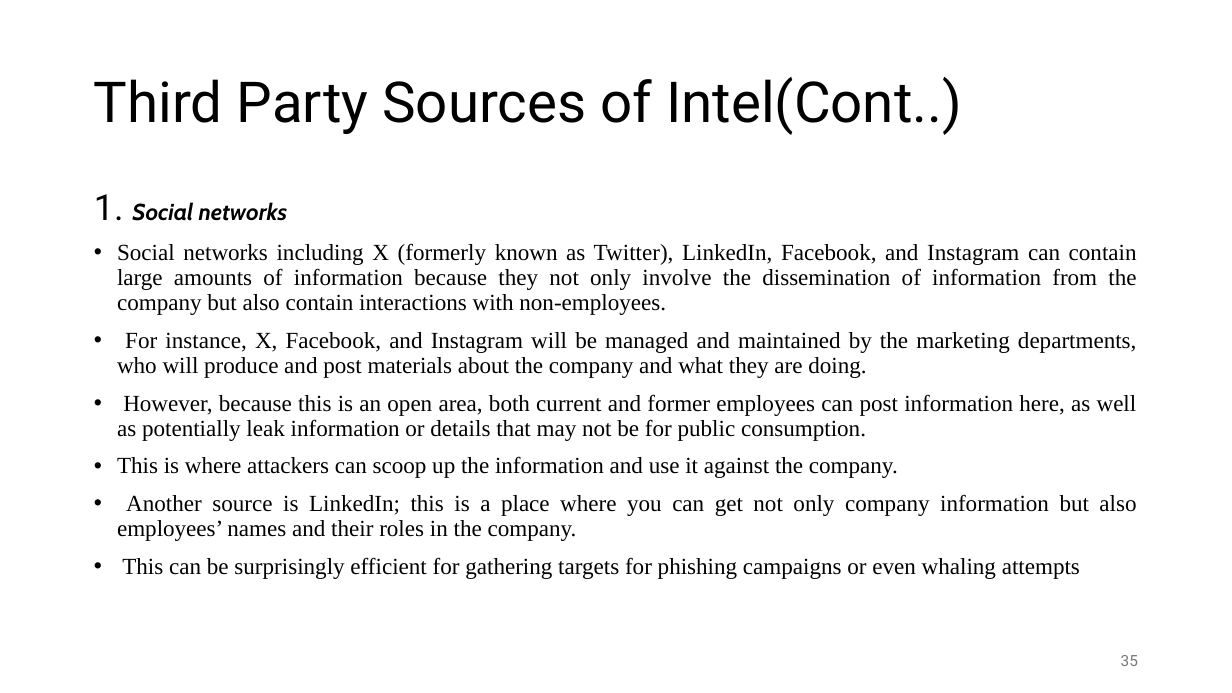
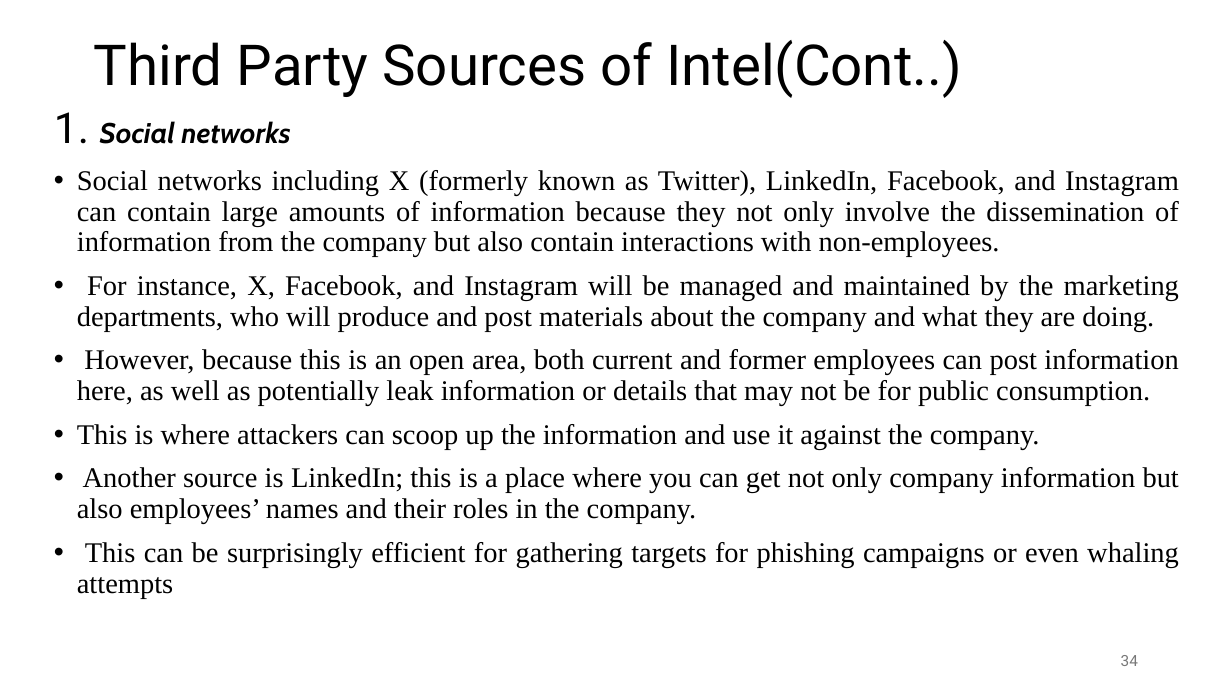
Before and after one commit to shakiliitju/M.Sc-in-ICT, a slide deck: slide 34 of Semester 2/Applied Cyber Security/Lecture/L3.pptx (slide 35 before the commit). Drawn at 1232x693 pixels with LibreOffice and Linux fonts; fonts in the diff are those of the drawing. Boxes give left, top, right and bottom in pixels: in the first picture for what was removed or moved away, otherwise in the second. Text is boxed around its words. In the diff, an @@ line names an element or a change of style, - is before the commit and + after.

```diff
--- a/Semester 2/Applied Cyber Security/Lecture/L3.pptx
+++ b/Semester 2/Applied Cyber Security/Lecture/L3.pptx
@@ title "Third Party Sources of Intel(Cont..)": place and size @@
-title "Third Party Sources of Intel(Cont..)" at [94, 77, 962, 135]
+title "Third Party Sources of Intel(Cont..)" at [94, 40, 962, 98]
@@ text "1. Social networks": place and size @@
-text "1. Social networks" at [94, 194, 1137, 579]
+text "1. Social networks" at [54, 112, 1179, 599]
@@ text "1. Social networks" at [54, 112, 1179, 599]: size 28 to 33.3 pt in "1."; size 18 to 22.2 pt @@
@@ page number at [1121, 655, 1138, 666]: text changed @@
-35
+34
```
Also in this commit, not shown: 41 other slides changed, 2 slides removed.
